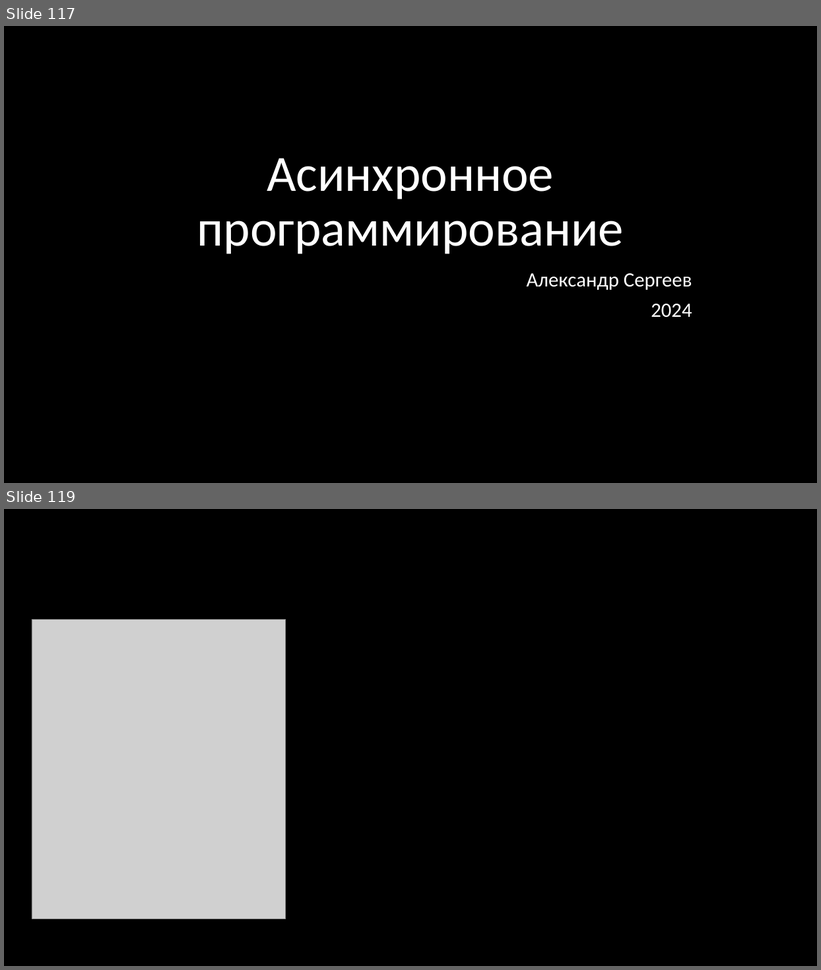
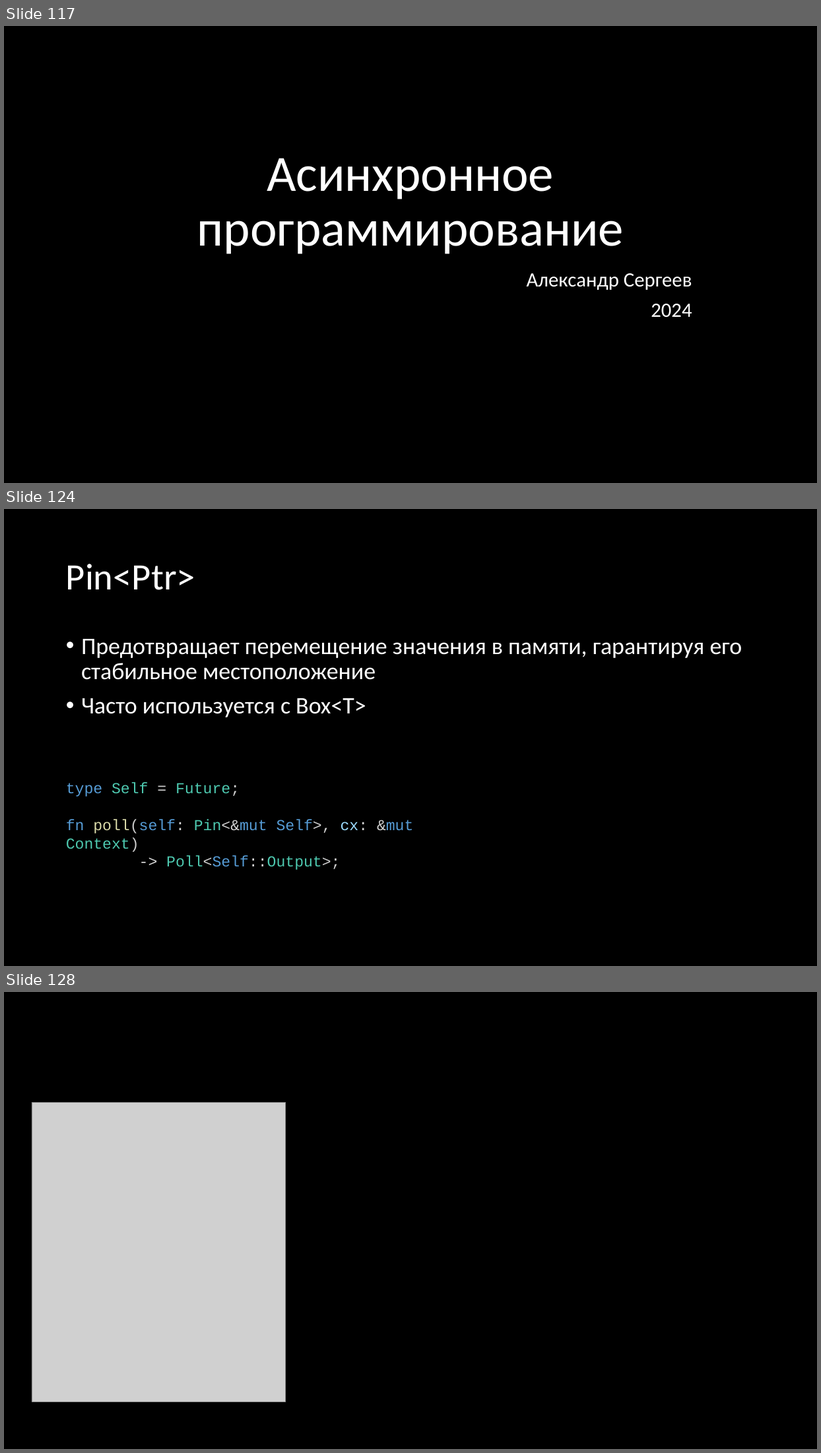
Before and after one commit to Gordon01/learn-rust, a slide deck: keynotes/Rust 2024.pptx. Shown one above the other, each under a label of ours: slides 117 and 119 before the commit, slides 117, 124 and 128 after it; the slides between them are not shown. The pictures are 821x970 and 821x1453 pixels, drawn with LibreOffice and Linux fonts; fonts in the diff are those of the drawing; grey boxes stand for pictures. Boxes give left, top, right and bottom in pixels: in the first picture for what was removed or moved away, otherwise in the second. Text is boxed around its words. In the diff, an @@ line names an element or a change of style, - is before the commit and + after.

```diff
--- a/keynotes/Rust 2024.pptx
+++ b/keynotes/Rust 2024.pptx
@@ slide 124 added at (4,509,817,966), background #000000 @@
@@ title added at (66,564,195,590), 44 pt, text #FFFFFF @@
+Pin<Ptr>
@@ text added at (81,639,743,718), 28 pt, text #FFFFFF @@
+• Предотвращает перемещение значения в памяти, гарантируя его стабильное местоположение
+• Часто используется с Box<T>
@@ text added at (66,783,413,870), 18 pt, text #4EC9B0 @@
+type Self = Future;
+fn poll(self: Pin<&mut Self>, cx: &mut Context)
+-> Poll<Self::Output>;
@@ what was slide 119 is now slide 128 @@
```
Also in this commit, not shown: 2 slides changed, 8 other slides added, 5 other files.
